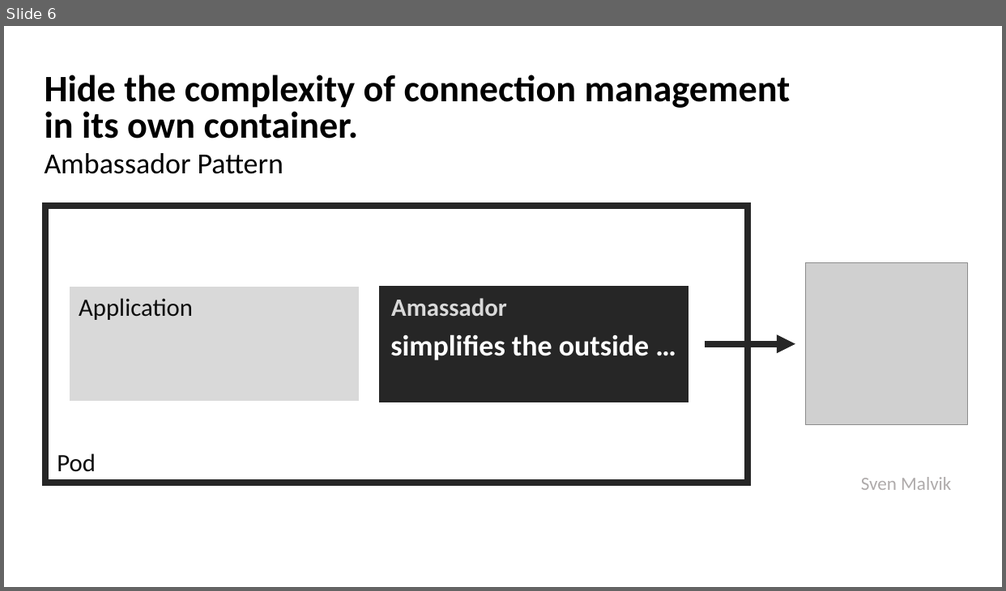
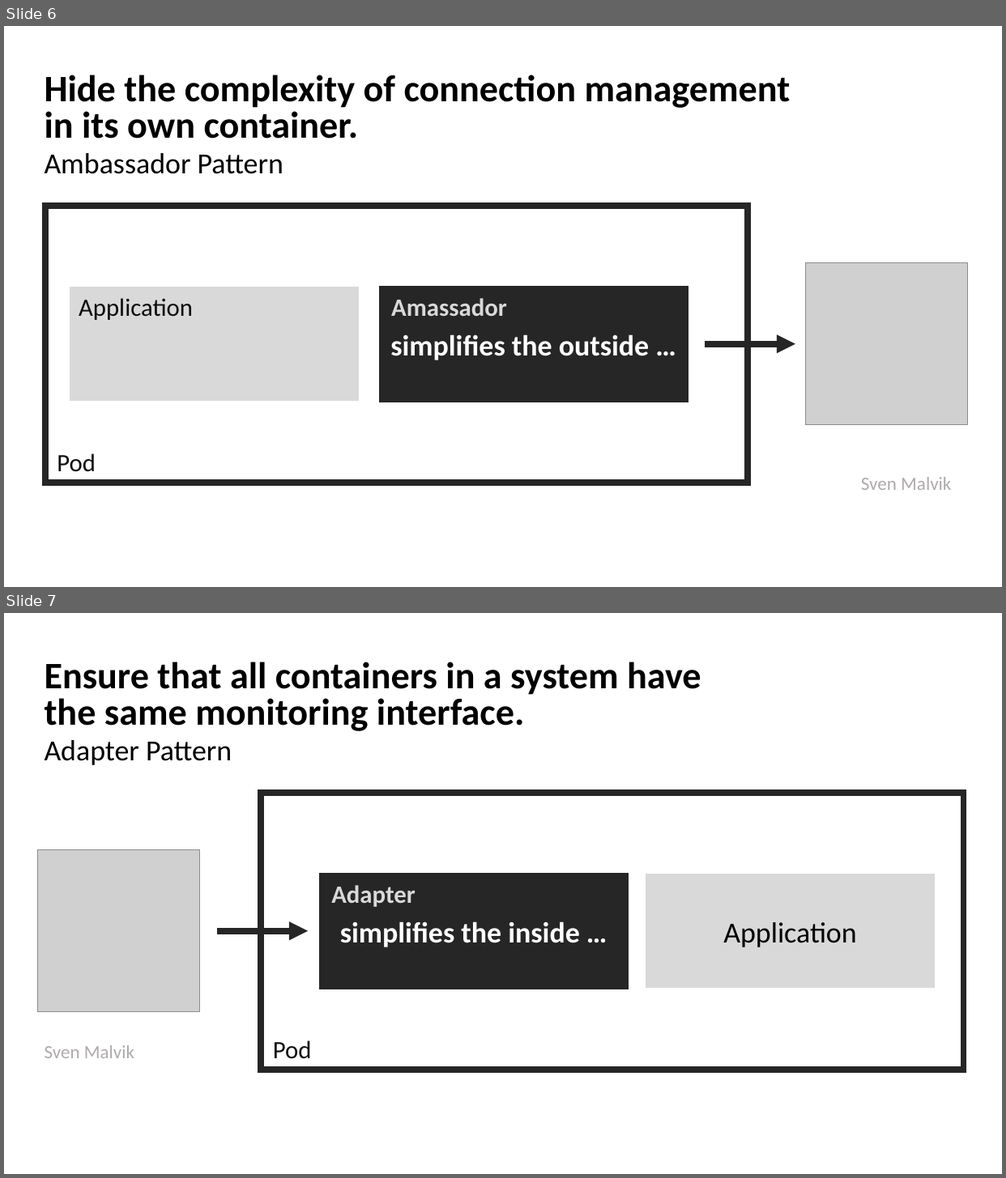
Before and after one commit to svenmalvik/insights, a slide deck: insights.pptx. Shown one above the other, each under a label of ours: slide 6 before the commit, slides 6 and 7 after it. The pictures are 1006x591 and 1006x1178 pixels, drawn with LibreOffice and Linux fonts; fonts in the diff are those of the drawing; grey boxes stand for pictures. Boxes give left, top, right and bottom in pixels: in the first picture for what was removed or moved away, otherwise in the second. Text is boxed around its words. In the diff, an @@ line names an element or a change of style, - is before the commit and + after.

Commit message:
Added adapter pattern

```diff
--- a/insights.pptx
+++ b/insights.pptx
@@ slide 7 added at (x1=4, y1=613, x2=1002, y2=1174), background #FFFFFF @@
@@ text added at (x1=44, y1=662, x2=701, y2=731), 36 pt, text #000000, bold @@
+Ensure that all containers in a system have
+the same monitoring interface.
@@ text added at (x1=44, y1=740, x2=232, y2=765), 28 pt, text #000000 @@
+Adapter Pattern
@@ rectangle added at (x1=261, y1=793, x2=964, y2=1070), outline #262626 6 pt @@
@@ picture added at (x1=38, y1=850, x2=199, y2=1012) @@
@@ rectangle added at (x1=321, y1=875, x2=626, y2=987), fill #262626, outline #262626 4 pt, 28 pt, text #FFFFFF, bold @@
+simplifies the inside …
@@ rectangle added at (x1=647, y1=875, x2=935, y2=987), fill #D9D9D9, outline #D9D9D9 2.25 pt, 28 pt, text #000000 @@
+Application
@@ text added at (x1=331, y1=885, x2=415, y2=907), 24 pt, text #D9D9D9, bold @@
+Adapter
@@ arrow added from (217, 931) to (308, 931), #262626 6 pt @@
@@ text added at (x1=44, y1=1046, x2=134, y2=1059), 18 pt, text #AFABAB @@
+Sven Malvik
@@ text added at (x1=273, y1=1041, x2=312, y2=1059), 24 pt, text #0D0D0D @@
+Pod
```
Also in this commit, not shown: 2 other files.
